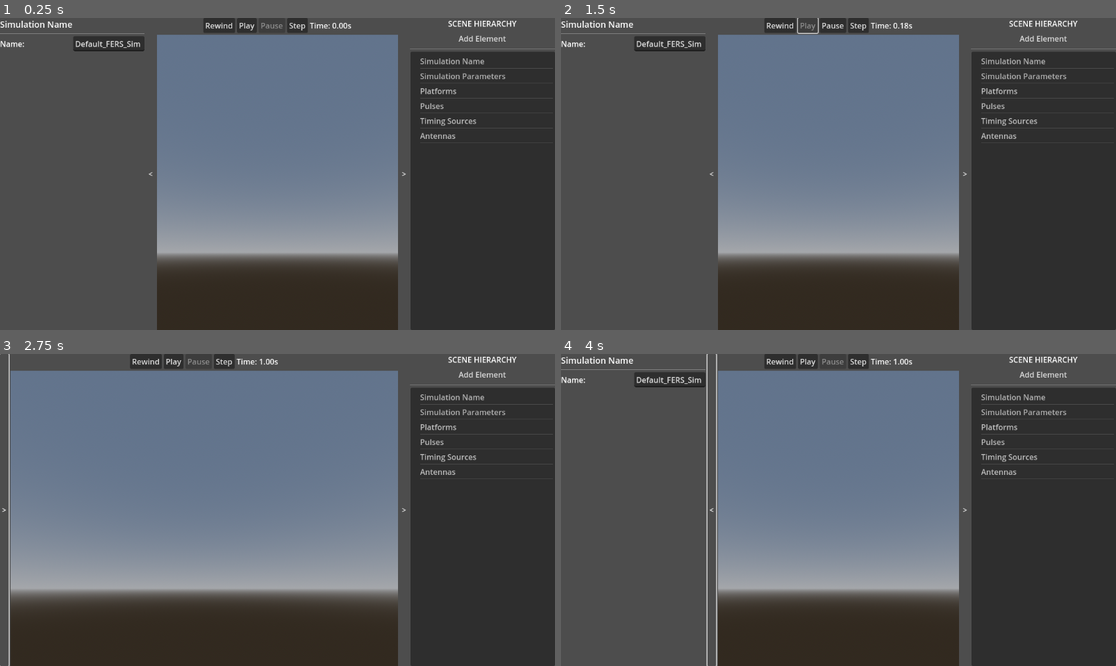
Above: before the commit, frames 1-4 (two rows, left to right).
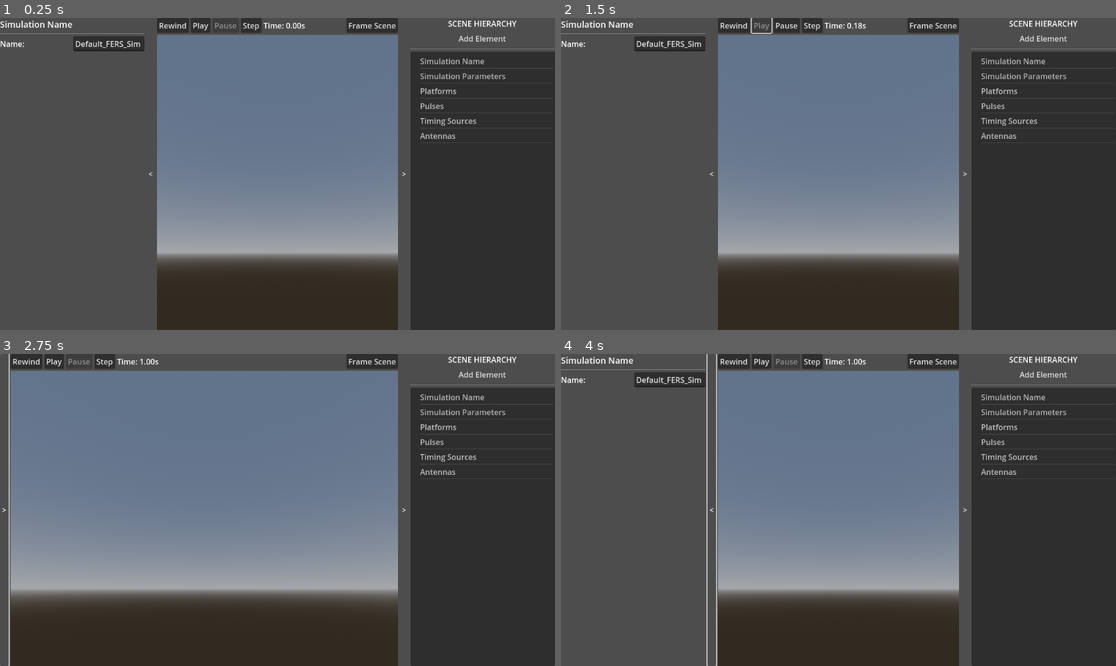
Above: after the commit, the same moments.

Repository: the-user-created/FERS_UI
Game: Godot game, scene res://scenes/main.tscn
Two runs of this game, one before a commit and one after it. Both use one fixed random seed, a clock stepped at 60 frames per second and the inputs below.
Inputs (mouse positions are in pixels of both pictures, inside the frame that each line leads up to):
- Up to frame 1 (0.25 s): no input
- Up to frame 2 (1.5 s): click (932, 24) at 0.5 s, where only the run after the commit has a clickable "Frame Scene"; click "Play" at 1.25 s
- Up to frame 3 (2.75 s): click "<" at 2 s
- Up to frame 4 (4 s): click "Play" at 2.75 s; click ">" at 3.5 s

The runs differ from the first frame. In frame 1, 1.2% of the frame differs, in the area x 28-72%, y 0-5%; in frame 2, 1.3%; in frame 3, 1.7%, in the area x 1-72%, y 0-5%; in frame 4, 1.2%.

Commit message:
feat: add 'Frame Scene' button and implement camera framing functionality for platform visualization

Diff:
--- a/scenes/main.tscn
+++ b/scenes/main.tscn
@@ -70,6 +70,15 @@
 layout_mode = 2
 text = "Time: 0.00s"
 
+[node name="spacer" type="Control" parent="main_layout/middle_view_container/playback_controls"]
+layout_mode = 2
+size_flags_horizontal = 3
+
+[node name="frame_scene_button" type="Button" parent="main_layout/middle_view_container/playback_controls"]
+unique_name_in_owner = true
+layout_mode = 2
+text = "Frame Scene"
+
 [node name="world_3d_view" parent="main_layout/middle_view_container" instance=ExtResource("3_r0du0")]
 unique_name_in_owner = true
 layout_mode = 2
--- a/scripts/main.gd
+++ b/scripts/main.gd
@@ -16,6 +16,7 @@
 @onready var pause_button: Button = %pause_button
 @onready var step_button: Button = %step_button
 @onready var time_label: Label = %time_label
+@onready var frame_scene_button: Button = %frame_scene_button
 
 
 # --- GODOT VIRTUAL METHODS ---
@@ -27,6 +28,7 @@
 	step_button.pressed.connect(SimData.step)
 	toggle_left_sidebar_button.pressed.connect(_on_toggle_left_sidebar_button_pressed)
 	toggle_right_sidebar_button.pressed.connect(_on_toggle_right_sidebar_button_pressed)
+	frame_scene_button.pressed.connect(world_3d_view.frame_scene_contents)
 	right_sidebar.camera_focus_requested.connect(_on_camera_focus_requested)
 
 	# Set initial UI state
--- a/scripts/views/world_3d_view.gd
+++ b/scripts/views/world_3d_view.gd
@@ -3,8 +3,8 @@
 
 # --- EXPORTS ---
 @export_category("Camera Control")
-@export var rotation_speed: float = 0.004
-@export var pan_speed: float = 0.01
+@export var rotation_speed: float = 0.005
+@export var pan_speed: float = 0.001 # Multiplied by camera distance for adaptive speed
 @export var keyboard_pan_speed: float = 5.0 # m/s
 @export var keyboard_orbit_speed: float = 1.5 # rad/s
 @export var zoom_speed: float = 1.1
@@ -23,6 +23,7 @@
 var _cubic_dd_cache: Dictionary = {}
 var _has_focus: bool = false
 
+# TODO: Make label size for platforms scale with camera distance
 
 func _ready() -> void:
 	stretch = true
@@ -78,12 +79,14 @@
 func add_platform_visualization(platform_data: Dictionary) -> void:
 	var element_id: String = platform_data.id
 	if world_3d_root.has_node(element_id):
-		update_platform_visualization_properties(element_id, platform_data)
-		return
-
-	# Use a Node3D as the root for the visualization
-	var platform_3d_vis_root = Node3D.new()
+		# Node already exists, just update it.
+		return update_platform_visualization_properties(element_id, platform_data)
+
+	# Use an Area3D as the root for picking via mouse input.
+	var platform_3d_vis_root = Area3D.new()
 	platform_3d_vis_root.name = element_id
+	platform_3d_vis_root.input_ray_pickable = true
+	platform_3d_vis_root.input_event.connect(_on_platform_input_event.bind(element_id))
 
 	# The sphere itself
 	var platform_sphere = CSGSphere3D.new()
@@ -92,6 +95,14 @@
 	var mat = StandardMaterial3D.new()
 	platform_sphere.material = mat
 	platform_3d_vis_root.add_child(platform_sphere)
+
+	# The collision shape for picking. Must be a child of the Area3D.
+	var collision_shape = CollisionShape3D.new()
+	var sphere_shape = SphereShape3D.new()
+	# The collision shape radius should match the visual sphere radius.
+	sphere_shape.radius = platform_sphere.radius
+	collision_shape.shape = sphere_shape
+	platform_3d_vis_root.add_child(collision_shape)
 
 	# The name label
 	var platform_label = Label3D.new()
@@ -108,7 +119,7 @@
 
 
 func update_platform_visualization_properties(element_id: String, platform_data: Dictionary) -> void:
-	var platform_node: Node3D = world_3d_root.get_node_or_null(element_id) as Node3D
+	var platform_node: Area3D = world_3d_root.get_node_or_null(element_id) as Area3D
 	if platform_node:
 		# Update color
 		var sphere := platform_node.get_node_or_null("Sphere") as CSGSphere3D
@@ -129,7 +140,7 @@
 
 
 func remove_platform_visualization(element_id: String) -> void:
-	var platform_node: Node3D = world_3d_root.get_node_or_null(element_id) as Node3D
+	var platform_node: Area3D = world_3d_root.get_node_or_null(element_id) as Area3D
 	if platform_node:
 		platform_node.queue_free()
 
@@ -143,9 +154,9 @@
 
 
 func _update_all_platform_positions(time: float) -> void:
-	for node in world_3d_root.get_children():
-		if node is Node3D and node.name.begins_with("platform_"):
-			var element_id: String = node.name
+	for child in world_3d_root.get_children():
+		if child.name.begins_with("platform_") and child is Area3D:
+			var element_id: String = child.name
 			var platform_data: Dictionary = SimData.get_element_data(element_id)
 			if platform_data.is_empty(): continue
 
@@ -154,7 +165,7 @@
 			var interp_type: String = motion_path_data.get("interpolation", "static")
 
 			if waypoints.is_empty():
-				node.position = Vector3.ZERO
+				child.position = Vector3.ZERO
 				continue
 
 			var new_pos := Vector3.ZERO
@@ -164,8 +175,14 @@
 				"cubic":
 					var dd := _get_or_calculate_cubic_dd(element_id, waypoints)
 					if not dd.is_empty():
-						new_pos = _get_position_cubic(time, waypoints, dd)
-			node.position = new_pos
+						new_pos = _get_position_cubic(time, waypoints, dd) # Fallback to linear is handled inside
+			child.position = new_pos
+
+
+func _on_platform_input_event(_camera: Camera3D, event: InputEvent, _pos: Vector3, _normal: Vector3, _shape_idx: int, element_id: String):
+	if event is InputEventMouseButton and event.button_index == MOUSE_BUTTON_LEFT and event.is_pressed():
+		SimData.set_selected_element_id(element_id)
+		get_viewport().set_input_as_handled()
 
 
 # --- Motion Path Visualization ---
@@ -406,8 +423,9 @@
 			# Use camera's basis vectors to pan relative to view
 			var right: Vector3 = camera.global_transform.basis.x
 			var up: Vector3 = camera.global_transform.basis.y
-			_target_position -= right * motion_event.relative.x * pan_speed
-			_target_position += up * motion_event.relative.y * pan_speed
+			var effective_pan_speed = pan_speed * _camera_distance
+			_target_position -= right * motion_event.relative.x * effective_pan_speed
+			_target_position += up * motion_event.relative.y * effective_pan_speed
 			get_viewport().set_input_as_handled()
 
 
@@ -433,11 +451,12 @@
 			# Get camera's forward and right vectors on the horizontal plane
 			var forward := -camera.global_transform.basis.z.slide(Vector3.UP).normalized()
 			var right := camera.global_transform.basis.x.slide(Vector3.UP).normalized()
+			var effective_keyboard_pan_speed = keyboard_pan_speed * (_camera_distance / 10.0) * delta
 			# Pan on XZ plane
-			_target_position += right * pan_input.x * keyboard_pan_speed * delta
-			_target_position += forward * pan_input.z * keyboard_pan_speed * delta
+			_target_position += right * pan_input.x * effective_keyboard_pan_speed
+			_target_position += forward * pan_input.z * effective_keyboard_pan_speed
 			# Pan on Y axis
-			_target_position.y += pan_input.y * keyboard_pan_speed * delta
+			_target_position.y += pan_input.y * (keyboard_pan_speed * 0.5) * delta # Make vertical pan less sensitive
 
 		# --- Keyboard Orbiting (Arrow Keys) ---
 		var orbit_input := Vector2.ZERO
@@ -451,6 +470,47 @@
 			_camera_pitch = clamp(_camera_pitch + orbit_input.y * keyboard_orbit_speed * delta, -PI / 2.0 + 0.01, PI / 2.0 - 0.01)
 
 	_update_camera_transform()
+
+
+func frame_scene_contents() -> void:
+	var platform_nodes: Array[Area3D]
+	for child in world_3d_root.get_children():
+		if child.name.begins_with("platform_") and child is Area3D:
+			platform_nodes.append(child)
+
+	if platform_nodes.is_empty():
+		# Reset to a default view if no platforms exist
+		var tween_reset := create_tween().set_trans(Tween.TRANS_SINE).set_ease(Tween.EASE_OUT)
+		tween_reset.tween_property(self, "_target_position", Vector3.ZERO, 0.5)
+		tween_reset.parallel().tween_property(self, "_camera_distance", 12.0, 0.5)
+		return
+
+	if platform_nodes.size() == 1:
+		focus_on_element(platform_nodes[0].name)
+		return
+
+	# Calculate the AABB that encloses all platforms.
+	var aabb := AABB(platform_nodes[0].position, Vector3.ZERO)
+	for i in range(1, platform_nodes.size()):
+		aabb = aabb.expand(platform_nodes[i].position)
+
+	var new_target_pos = aabb.get_center()
+
+	# Use a bounding sphere approach for a robust distance calculation.
+	var bounding_sphere_radius = aabb.size.length() / 2.0
+	if bounding_sphere_radius < 0.01: # Avoid division by zero if all points are identical.
+		return focus_on_element(platform_nodes[0].name)
+
+	# Get the tightest FOV (vertical or horizontal) to ensure the AABB fits.
+	var v_fov_rad = deg_to_rad(camera.fov)
+	var h_fov_rad = 2 * atan(tan(v_fov_rad / 2) * camera.get_viewport().get_visible_rect().size.aspect())
+	var min_fov = min(v_fov_rad, h_fov_rad)
+
+	var new_cam_distance = (bounding_sphere_radius / tan(min_fov / 2.0)) * 1.2 # Add a 20% margin
+
+	var tween := create_tween().set_trans(Tween.TRANS_SINE).set_ease(Tween.EASE_OUT)
+	tween.tween_property(self, "_target_position", new_target_pos, 0.5)
+	tween.parallel().tween_property(self, "_camera_distance", new_cam_distance, 0.5)
 
 
 func _update_camera_transform() -> void:
